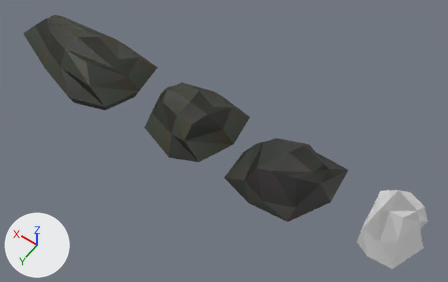
Before and after pictures for a commit that changed the Blender file Assets/Vr Game/Meshes/simplerocks.blend.
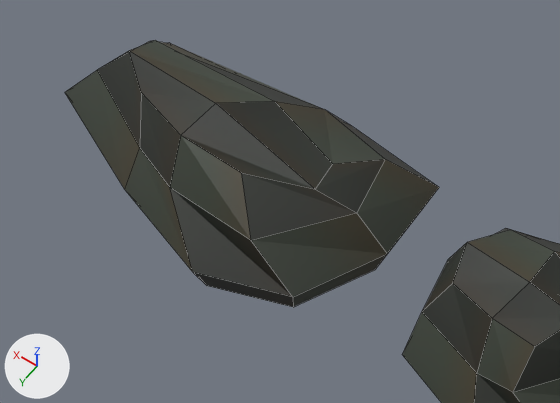
Each version is shown whole from a 50 mm camera at (-2.81, 5.79, 9.07) aimed at (1.2, 0.16, 0.23), then close up on the part from 0% to 45% of the width and 0% to 51% of the height. Every picture has the same lights, and +X, +Y and +Z are marked at lower left. The close-ups show mesh edges as thin lines.
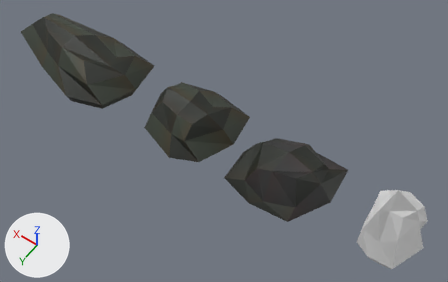
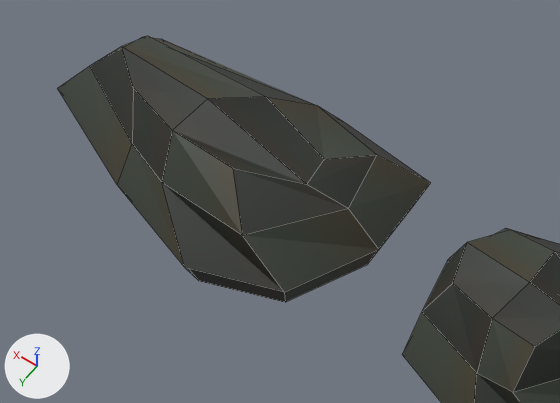
Changed parts and their boxes [x1, y1, x2, y2] in the close-ups (560 x 403 px):
```json
{"object": "Cube.003", "change": "moved", "before": [65, 40, 439, 307], "after": [58, 36, 430, 302]}
```

The change, as JSON lines over the scene's bpy script:
```json
{"block": "me_cube_000", "where": "me_cube_000.from_pydata(...)  # 33 vertices, 28 faces; spans x -0.88..2.23, y -0.26..0.72, z -0.91..0.87"}
{"block": "me_cube_000", "where": "# used by ob_cube_003; location = (4.276, 0.0, 0.0); rotation_euler = (1.571, 0.0, 0.0), in degrees (90, 0, 0)"}
{"block": "me_cube_000", "change": "me_cube_000 part 1: the whole mesh is moved by (-0.55, 0.0, 0.0)"}
{"op": "set", "path": "ob_cube_003.location", "old": "(4.276, 0.0, 0.0)", "new": "(4.908, 0.0, 0.0)"}
```
